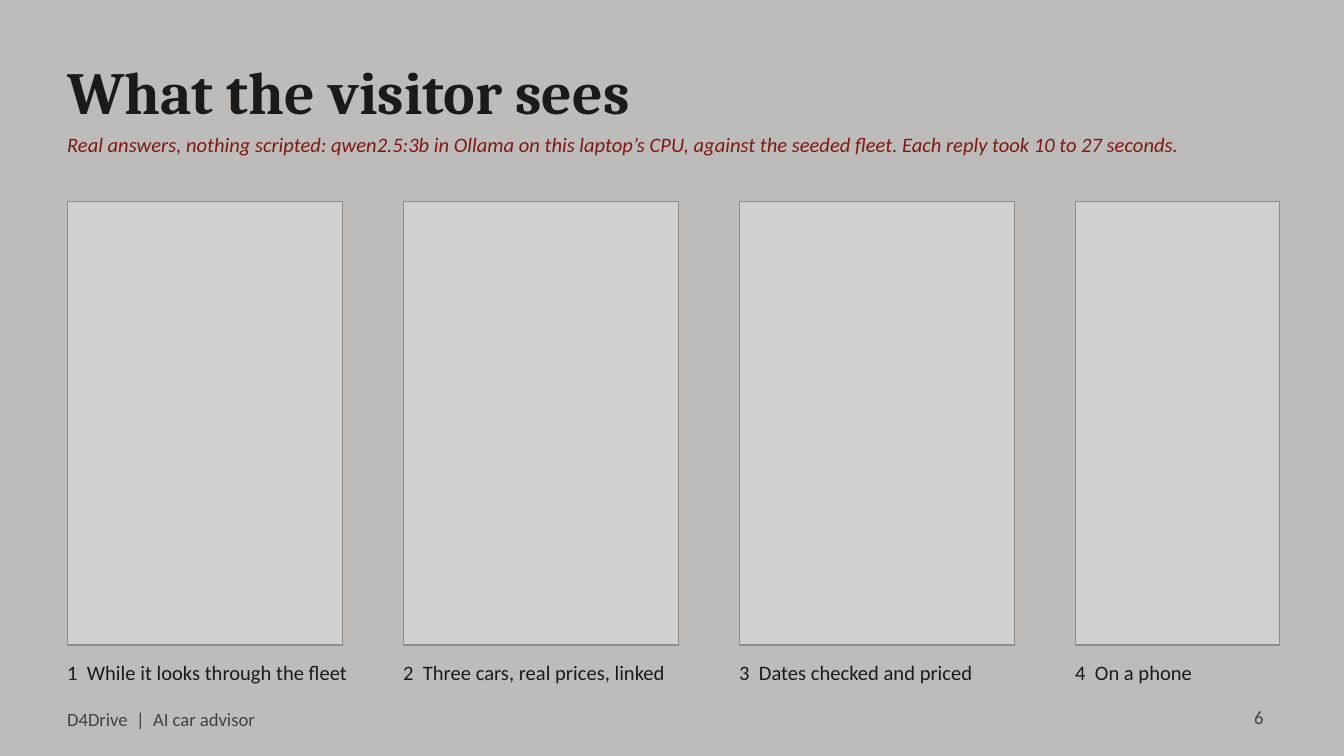
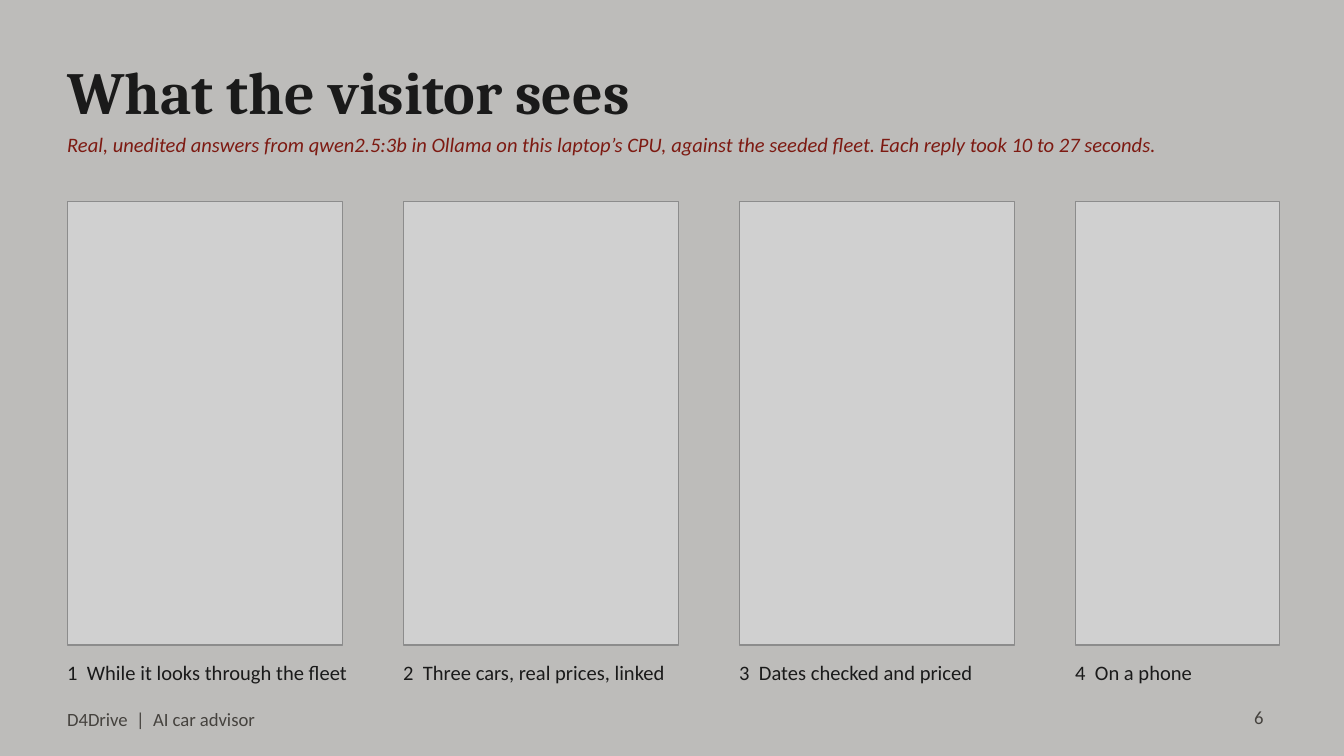
Before and after one commit to vrrroro/D4Drive, a slide deck: slide 6 of docs/presentation/D4Drive-AI-Car-Advisor.pptx. Drawn at 1344x756 pixels with LibreOffice and Linux fonts; fonts in the diff are those of the drawing; grey boxes stand for pictures. Boxes give left, top, right and bottom in pixels: in the first picture for what was removed or moved away, otherwise in the second. Text is boxed around its words. In the diff, an @@ line names an element or a change of style, - is before the commit and + after.

```diff
--- a/docs/presentation/D4Drive-AI-Car-Advisor.pptx
+++ b/docs/presentation/D4Drive-AI-Car-Advisor.pptx
@@ text at <box>67,137,1155,156</box>: text changed @@
-Real answers, nothing scripted: qwen2.5:3b in Ollama on this laptop’s CPU, against the seeded fleet. Each reply took 10 to 27 seconds.
+Real, unedited answers from qwen2.5:3b in Ollama on this laptop’s CPU, against the seeded fleet. Each reply took 10 to 27 seconds.
```
Also in this commit, not shown: 3 other slides changed, 2 other files.
